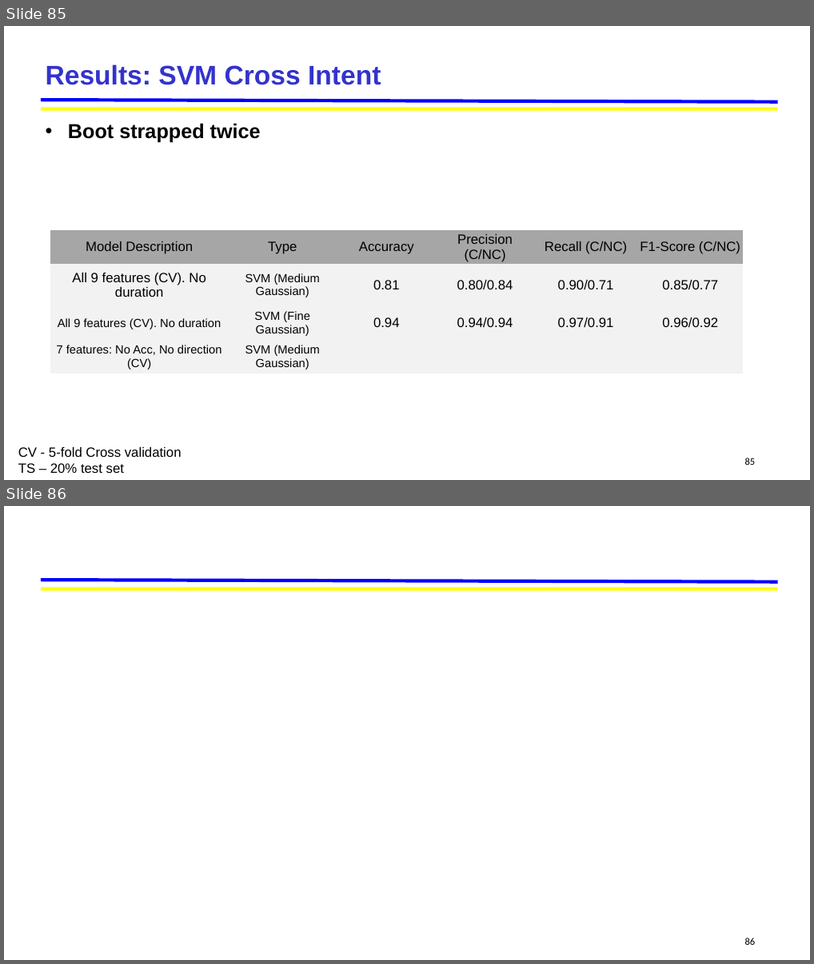
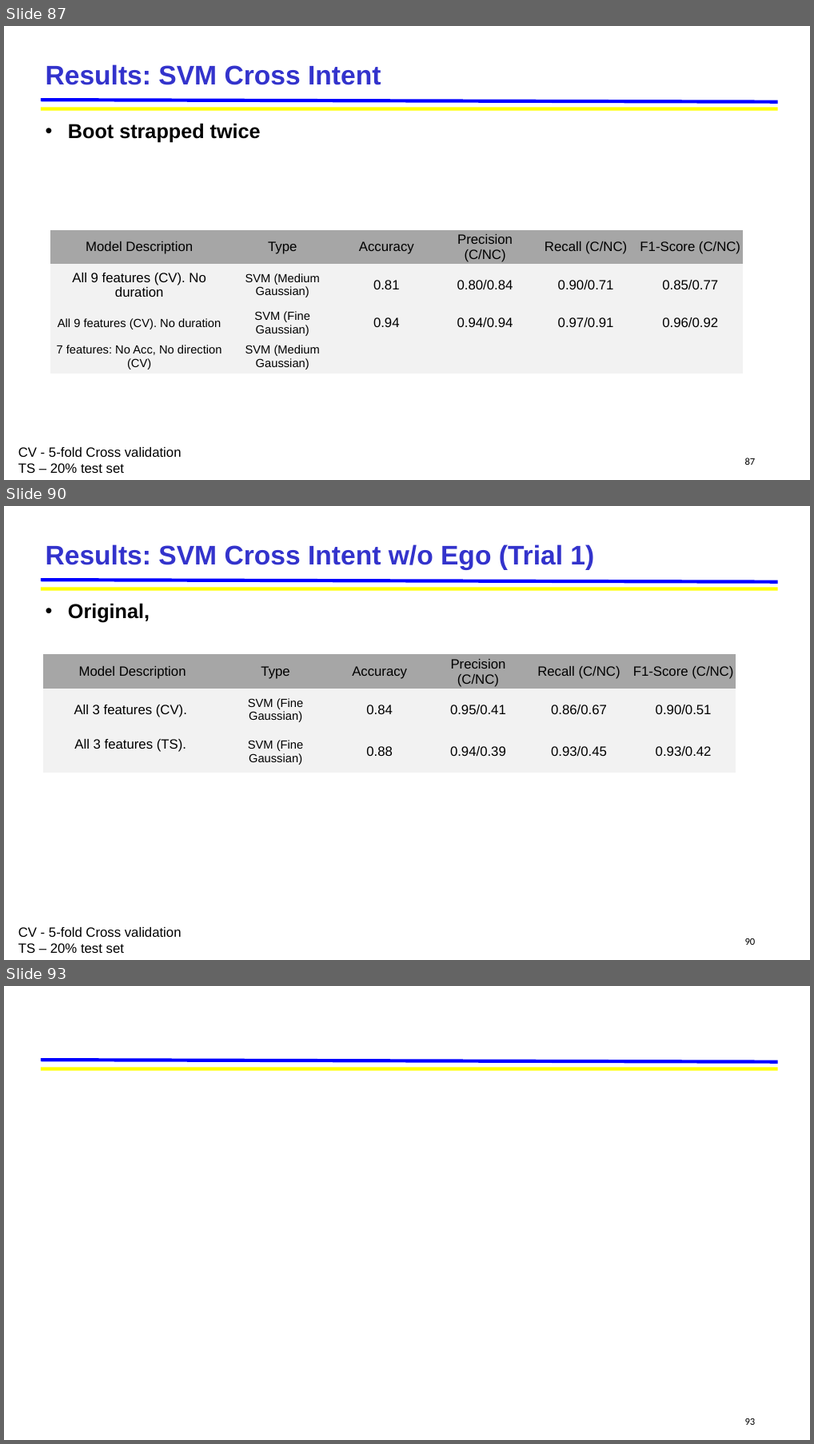
Before and after one commit to jskumaar/pedestrianHybridModel, a slide deck: Pedestrian_Hybrid_Model [Autosaved].pptx. Shown one above the other, each under a label of ours: slides 85 and 86 before the commit, slides 87, 90 and 93 after it; the slides between them are not shown. The pictures are 814x964 and 814x1444 pixels, drawn with LibreOffice and Linux fonts; fonts in the diff are those of the drawing; background and template pictures are left out. Boxes give left, top, right and bottom in pixels: in the first picture for what was removed or moved away, otherwise in the second. Text is boxed around its words. In the diff, an @@ line names an element or a change of style, - is before the commit and + after.

```diff
--- a/Pedestrian_Hybrid_Model [Autosaved].pptx
+++ b/Pedestrian_Hybrid_Model [Autosaved].pptx
@@ slide 90 added at (x1=4, y1=506, x2=810, y2=960), background #FFFFFF; not listed: 2 template elements that a slide beside it also shows @@
@@ title added at (x1=46, y1=544, x2=594, y2=570), 32 pt, text #3333CC, bold @@
+Results: SVM Cross Intent w/o Ego (Trial 1)
@@ text added at (x1=68, y1=603, x2=150, y2=623), 24 pt, text #000000, bold @@
+• Original,
@@ table added at (x1=43, y1=654, x2=737, y2=772), 3 rows, 6 columns @@
+Model Description | Type | Accuracy | Precision (C/NC) | Recall (C/NC) | F1-Score (C/NC)
+All 3 features (CV). | SVM (Fine Gaussian) | 0.84 | 0.95/0.41 | 0.86/0.67 | 0.90/0.51
+All 3 features (TS). | SVM (Fine Gaussian) | 0.88 | 0.94/0.39 | 0.93/0.45 | 0.93/0.42
@@ text added at (x1=18, y1=927, x2=182, y2=952), 16 pt, text #000000 @@
+CV - 5-fold Cross validation
+TS – 20% test set
@@ page number added at (x1=746, y1=938, x2=756, y2=944), 12 pt, text #000000 @@
+90
@@ what was slide 85 is now slide 87 @@
@@ page number at (x1=746, y1=457, x2=756, y2=464): text changed @@
-85
+87
@@ what was slide 86 is now slide 93 @@
@@ page number at (x1=746, y1=1418, x2=756, y2=1424): text changed @@
-86
+93
```
Also in this commit, not shown: 1 slide changed, 6 other slides added, 50 other files.
